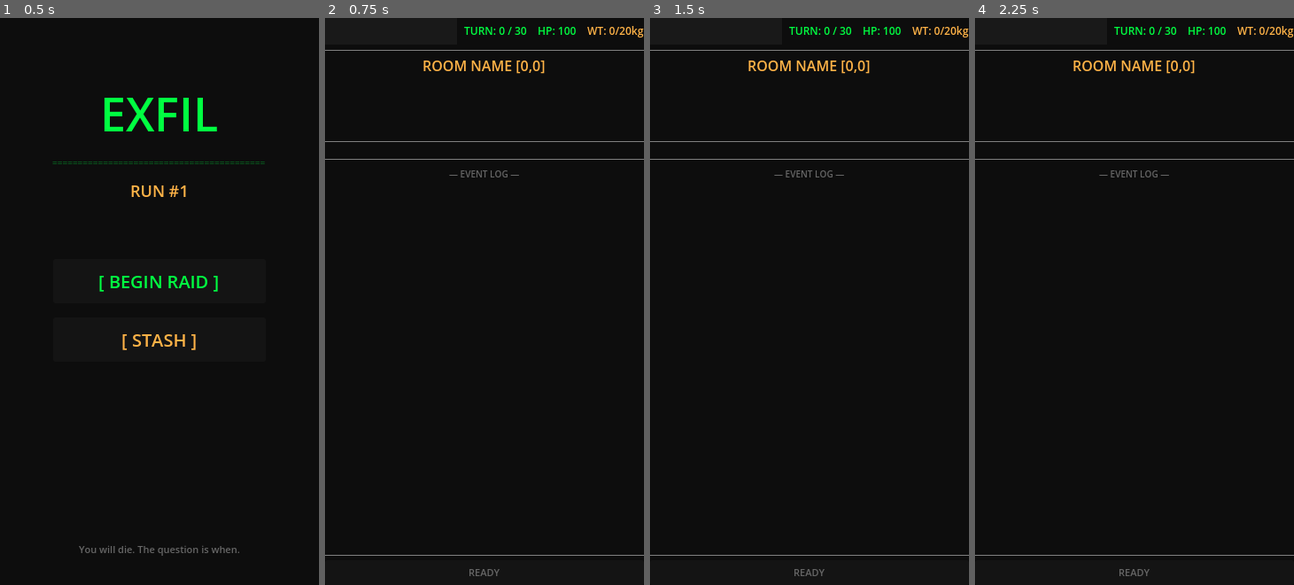
Above: before the commit, frames 1-4 (left to right).
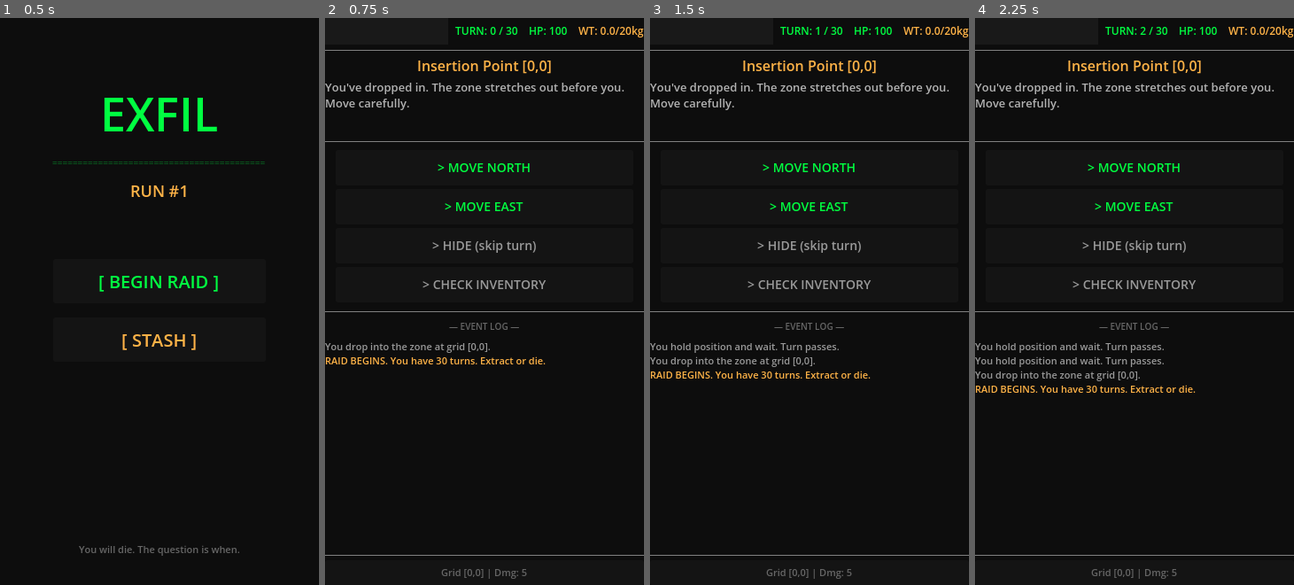
Above: after the commit, the same moments.

Repository: RJDray/Exfil
Game: Godot game, scene res://scenes/MainMenu.tscn
The game is run twice, just before and just after one commit, with the same random seed, the same clock (stepped at 60 frames per second) and the same inputs.
Inputs (mouse positions are in pixels of both pictures, inside the frame that each line leads up to):
- Up to frame 1 (0.5 s): no input
- Up to frame 2 (0.75 s): click "[ BEGIN RAID ]" at 0.5 s
- Up to frame 3 (1.5 s): click (809, 244) at 1.25 s, where only the run after the commit has a clickable "> HIDE (skip turn)"
- Up to frame 4 (2.25 s): click (1134, 244) at 2 s, where only the run after the commit has a clickable "> HIDE (skip turn)"

Frame 1 is identical in both runs. In frame 2, 4.2% of the frame differs, in the area x 0-100%, y 1-99%; in frame 3, 4.5%; in frame 4, 4.8%.
Error before the commit: Parse Error: Cannot infer the type of "item_ref" variable because the value doesn't have a set type. (res://scripts/Raid.gd:366)

Commit message:
fix(raid): explicit Dictionary type for item_ref
Avoids type inference bug in lambda closure for loot item pickup.

Co-Authored-By: Claude Opus 4.6 <noreply@anthropic.com>

Diff:
--- a/scripts/Raid.gd
+++ b/scripts/Raid.gd
@@ -363,7 +363,7 @@
 
 	# Show loot items as pickup buttons
 	for item in room["loot"]:
-		var item_ref := item
+		var item_ref: Dictionary = item
 		var btn_text := "> TAKE: %s (%.1fkg, %dxp)" % [item["name"], item["weight"], item["value"]]
 		_add_action_button(btn_text, func(): _pick_up_item(item_ref), Color(1, 0.702, 0.278))
 
